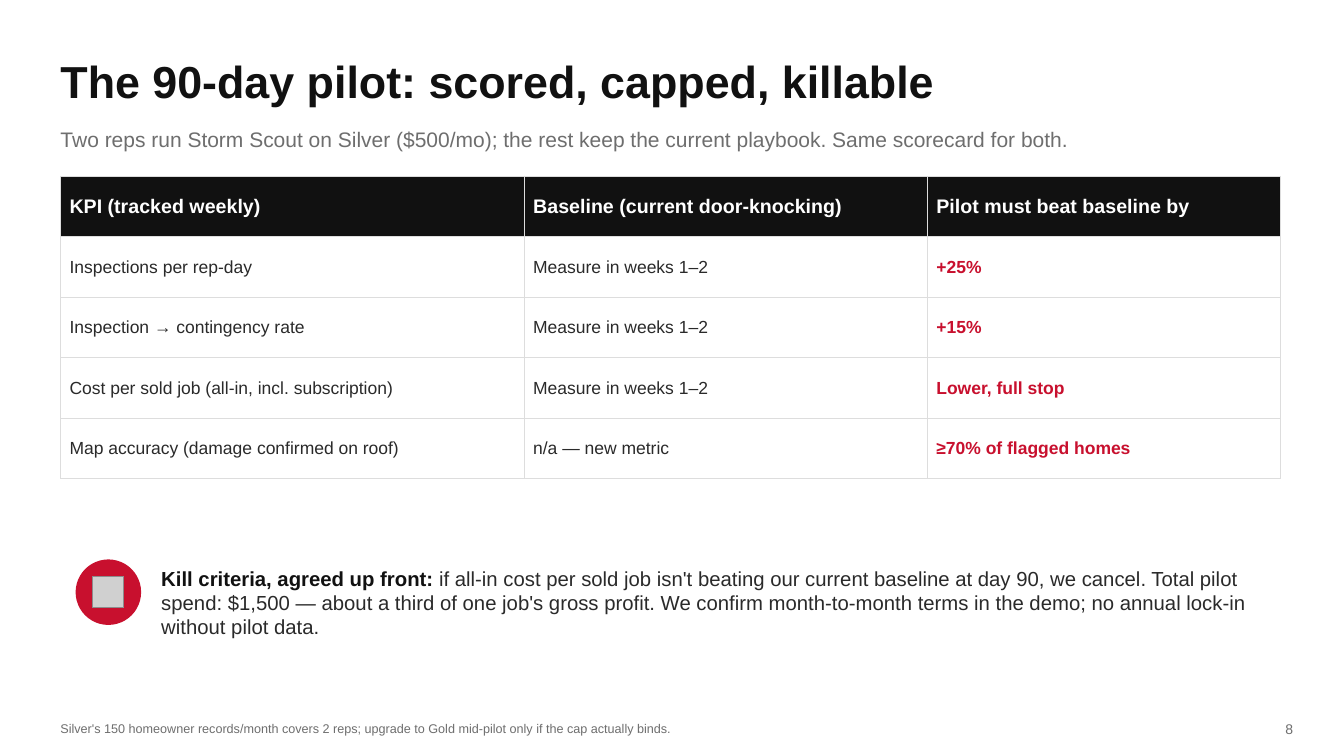
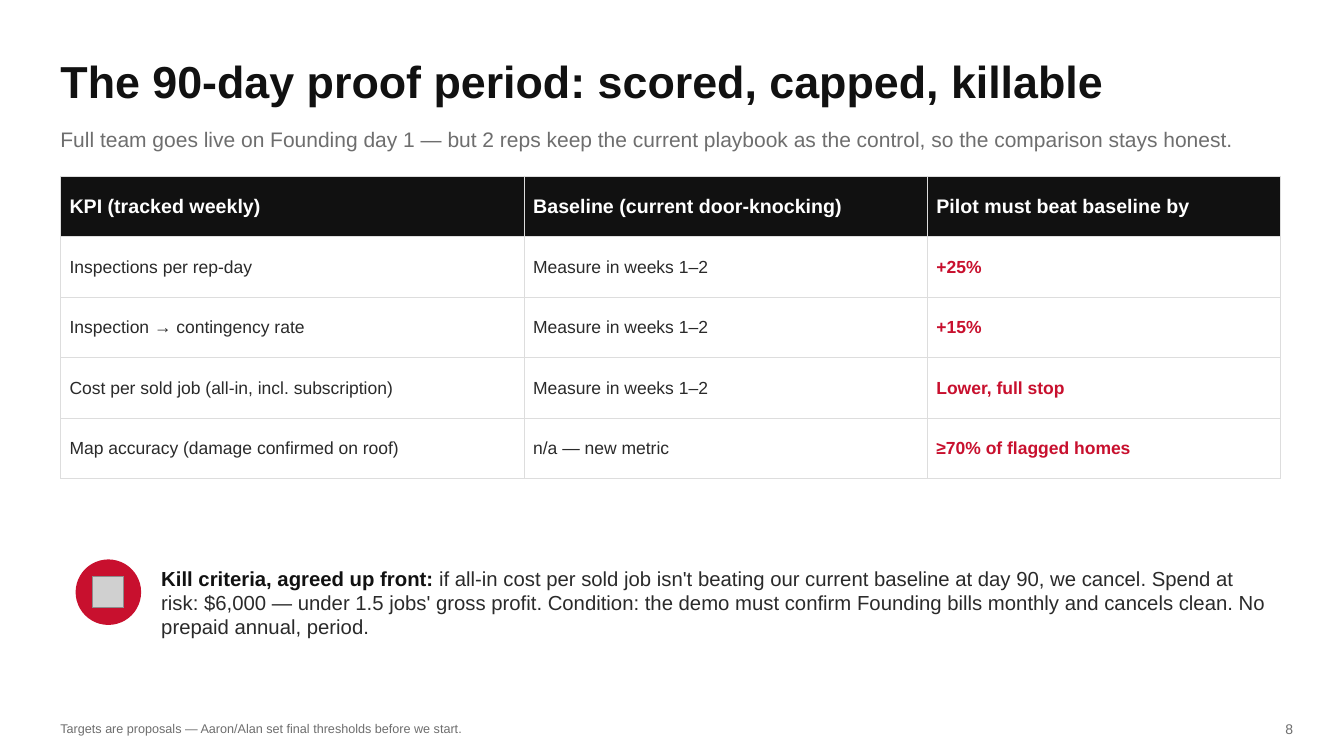
Before and after one commit to DommyD26/roofing-site-template, a slide deck: slide 8 of pitch/Storm-Scout-Pitch.pptx. Drawn at 1344x756 pixels with LibreOffice and Linux fonts; fonts in the diff are those of the drawing; grey boxes stand for pictures. Boxes give left, top, right and bottom in pixels: in the first picture for what was removed or moved away, otherwise in the second. Text is boxed around its words. In the diff, an @@ line names an element or a change of style, - is before the commit and + after.

```diff
--- a/pitch/Storm-Scout-Pitch.pptx
+++ b/pitch/Storm-Scout-Pitch.pptx
@@ text at box(60, 65, 1103, 107): text changed @@
-The 90-day pilot: scored, capped, killable
+The 90-day proof period: scored, capped, killable
@@ text at box(60, 132, 1232, 151): text changed @@
-Two reps run Storm Scout on Silver ($500/mo); the rest keep the current playbook. Same scorecard for both.
+Full team goes live on Founding day 1 — but 2 reps keep the current playbook as the control, so the comparison stays honest.
@@ text at box(161, 571, 1265, 639): text changed @@
-Kill criteria, agreed up front: if all-in cost per sold job isn't beating our current baseline at day 90, we cancel. Total pilot spend: $1,500 — about a third of one job's gross profit. We confirm month-to-month terms in the demo; no annual lock-in without pilot data.
+Kill criteria, agreed up front: if all-in cost per sold job isn't beating our current baseline at day 90, we cancel. Spend at risk: $6,000 — under 1.5 jobs' gross profit. Condition: the demo must confirm Founding bills monthly and cancels clean. No prepaid annual, period.
@@ text at box(60, 724, 462, 736): text changed @@
-Silver's 150 homeowner records/month covers 2 reps; upgrade to Gold mid-pilot only if the cap actually binds.
+Targets are proposals — Aaron/Alan set final thresholds before we start.
```
Also in this commit, not shown: 4 other slides changed, 1 other file.
